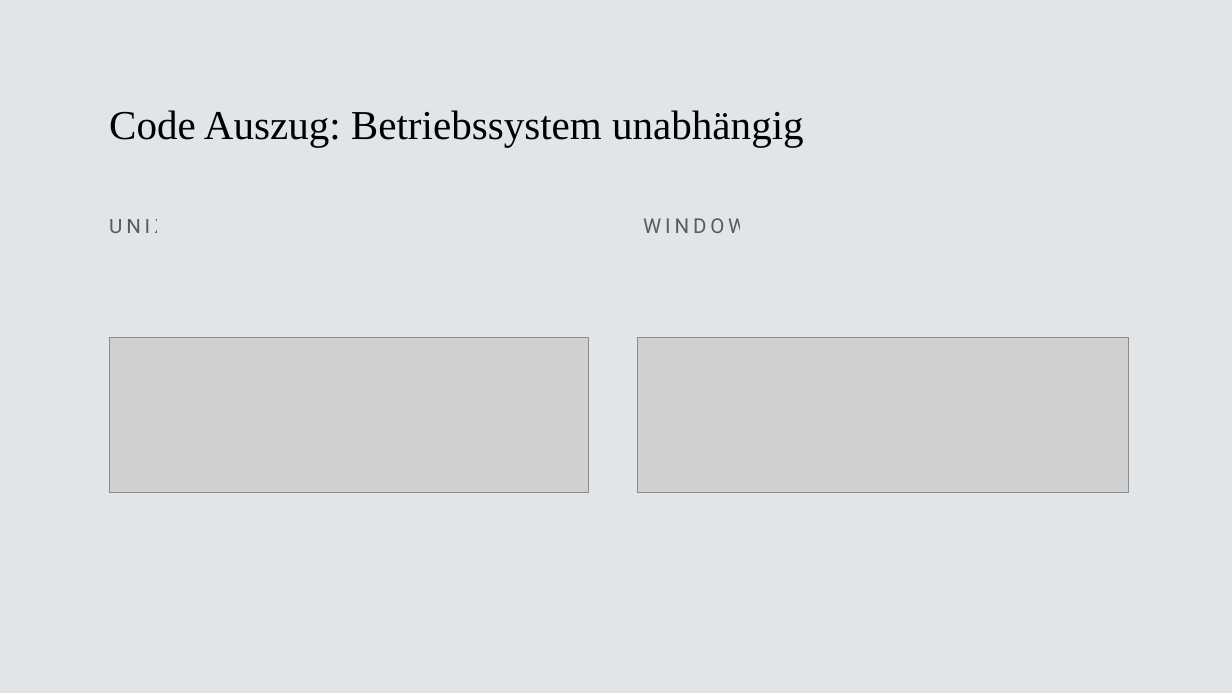
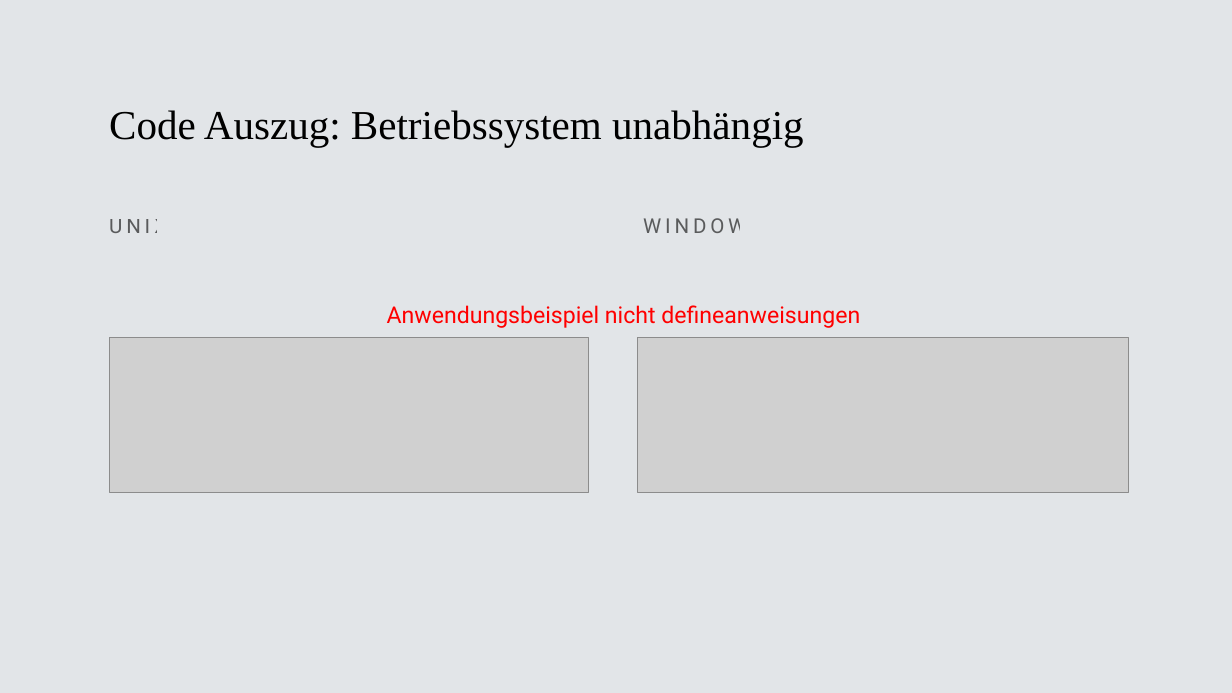
Before and after one commit to BitPaw/C_Socket, a slide deck: slide 8 of Dokumente/BVS.pptx (slide 4 before the commit). Drawn at 1232x693 pixels with LibreOffice and Linux fonts; fonts in the diff are those of the drawing; grey boxes stand for pictures. Boxes give left, top, right and bottom in pixels: in the first picture for what was removed or moved away, otherwise in the second. Text is boxed around its words. In the diff, an @@ line names an element or a change of style, - is before the commit and + after.

```diff
--- a/Dokumente/BVS.pptx
+++ b/Dokumente/BVS.pptx
@@ text added at (387,305,860,328), 18 pt, text #FF0000 @@
+Anwendungsbeispiel nicht defineanweisungen
```
Also in this commit, not shown: 7 other slides changed, 7 slides added.
